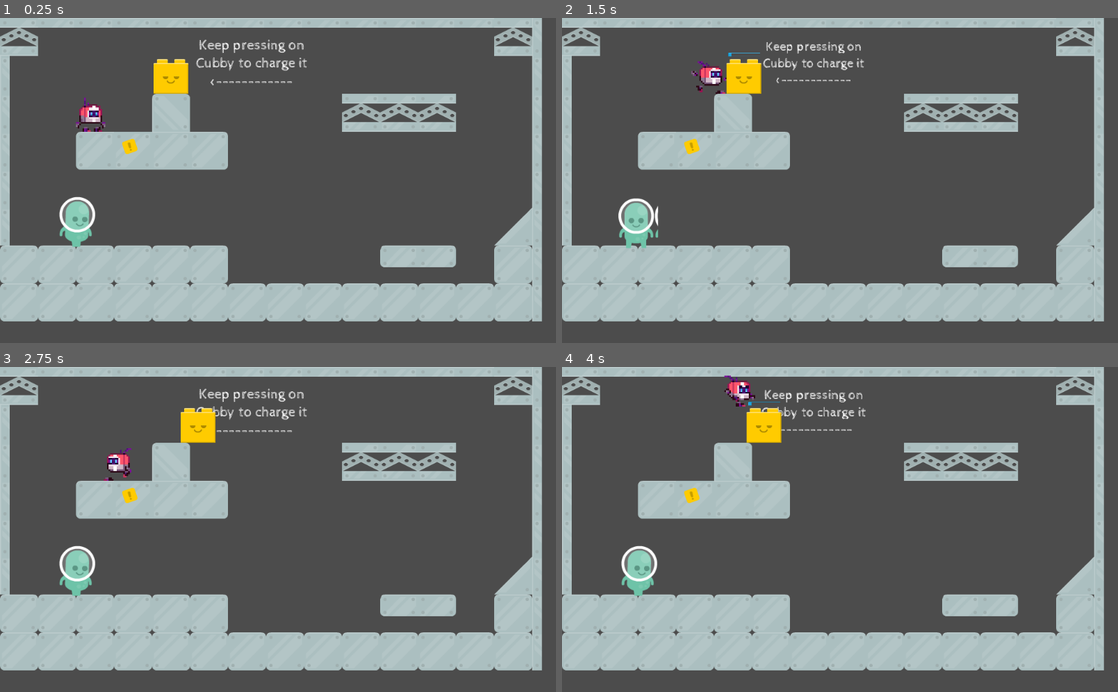
Above: before the commit, frames 1-4 (two rows, left to right).
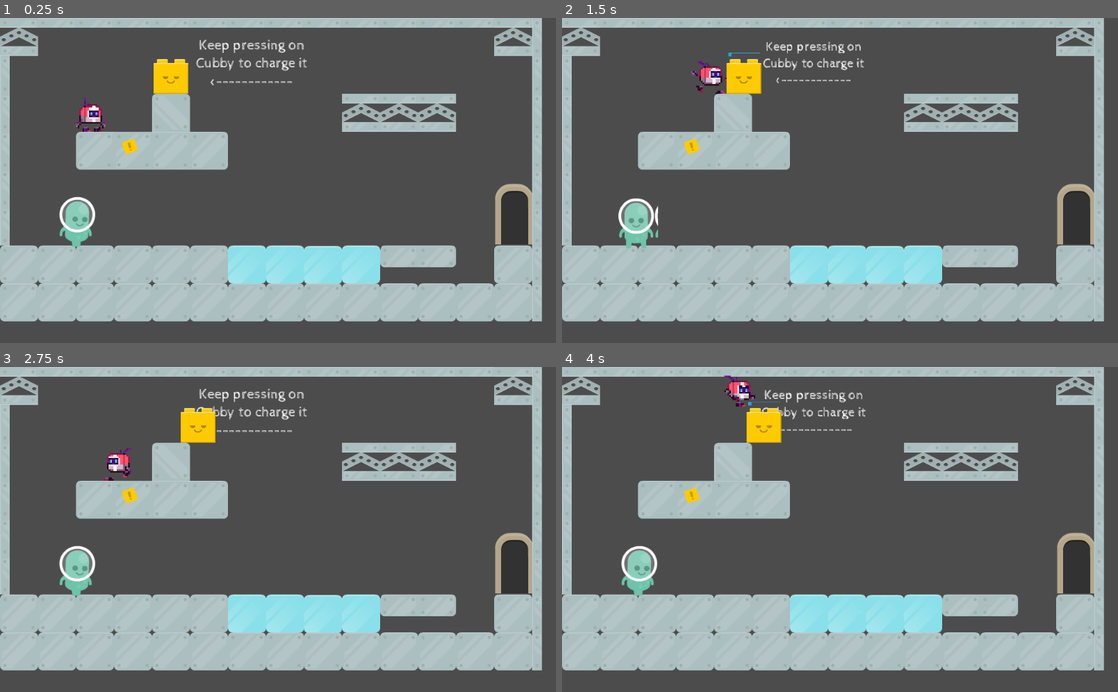
Above: after the commit, the same moments.

Repository: jjramos-dev/Brackeys2020-4
Game: Godot game, scene res://Puppets/Puppet1/Puppet1TestJuanjo.tscn
Same seed, same stepped clock (60 frames per second), same inputs: the game is played once before the commit and once after it. This scene is started directly instead of the project's main scene.
Inputs (mouse positions are in pixels of both pictures, inside the frame that each line leads up to):
- Up to frame 1 (0.25 s): no input
- Up to frame 2 (1.5 s): move the mouse to (734, 76) at 0.52 s; hold S (rewind) 0.53-1.28 s; hold Right (right) from 0.53 s (still down); click (734, 76) at 0.67 s; tap Space (jump) at 0.77 s; move the mouse to (639, 222) at 1.27 s; tap S (rewind) at 1.35 s; click (639, 222) at 1.42 s
- Up to frame 3 (2.75 s): tap Space (jump) at 1.52 s; move the mouse to (333, 458) at 2.02 s; release Right (right) at 2.03 s; hold Left (left) from 2.03 s (still down); hold S (rewind) from 2.03 s (still down)
- Up to frame 4 (4 s): move the mouse to (812, 594) at 2.77 s; release Left (left) at 2.78 s; release S (rewind) at 2.78 s; hold Right (right) from 2.78 s (still down); tap S (rewind) at 2.85 s; click (812, 594) at 2.92 s; tap Space (jump) at 3.02, 3.77 s; move the mouse to (1006, 578) at 3.52 s; hold S (rewind) from 3.53 s (still down)

The runs differ from the first frame. In frame 1, 4.4% of the frame differs, in the area x 41-96%, y 51-82%; in frame 2, 4.4%; in frame 3, 4.4%; in frame 4, 4.4%.

Commit message:
Exit door and killing ice added.

Diff:
--- /dev/null
+++ b/Game/Environment/ExitDoor.gd
@@ -0,0 +1,21 @@
+extends Area2D
+
+signal entered_door()
+
+# Declare member variables here. Examples:
+# var a = 2
+# var b = "text"
+
+
+# Called when the node enters the scene tree for the first time.
+func _ready():
+	pass # Replace with function body.
+
+
+# Called every frame. 'delta' is the elapsed time since the previous frame.
+#func _process(delta):
+#	pass
+
+
+func _on_Door_body_entered(body):
+	emit_signal("entered_door")
--- /dev/null
+++ b/Game/Environment/ExitDoor.tscn
@@ -0,0 +1,17 @@
+[gd_scene load_steps=4 format=2]
+
+[ext_resource path="res://Environment/ExitDoor.gd" type="Script" id=1]
+[ext_resource path="res://Environment/Graohics/door2.png" type="Texture" id=2]
+
+[sub_resource type="RectangleShape2D" id=1]
+extents = Vector2( 35, 57.6509 )
+
+[node name="Door" type="Area2D"]
+script = ExtResource( 1 )
+
+[node name="Sprite" type="Sprite" parent="."]
+texture = ExtResource( 2 )
+
+[node name="CollisionShape2D" type="CollisionShape2D" parent="."]
+shape = SubResource( 1 )
+[connection signal="body_entered" from="." to="." method="_on_Door_body_entered"]
--- /dev/null
+++ b/Game/Environment/Ice.gd
@@ -0,0 +1,20 @@
+extends Area2D
+
+
+# Declare member variables here. Examples:
+# var a = 2
+# var b = "text"
+
+
+# Called when the node enters the scene tree for the first time.
+func _ready():
+	pass # Replace with function body.
+
+
+# Called every frame. 'delta' is the elapsed time since the previous frame.
+#func _process(delta):
+#	pass
+
+
+func _on_Ice_body_entered(body):
+	print("In Ice!!!!")
--- /dev/null
+++ b/Game/Environment/Ice.tscn
@@ -0,0 +1,21 @@
+[gd_scene load_steps=4 format=2]
+
+[ext_resource path="res://Environment/Graohics/sheet.png" type="Texture" id=1]
+[ext_resource path="res://Environment/Ice.gd" type="Script" id=2]
+
+[sub_resource type="RectangleShape2D" id=1]
+extents = Vector2( 35, 35 )
+
+[node name="Ice" type="Area2D"]
+script = ExtResource( 2 )
+
+[node name="Sprite" type="Sprite" parent="."]
+z_index = -1
+texture = ExtResource( 1 )
+vframes = 7
+hframes = 14
+frame = 10
+
+[node name="CollisionShape2D" type="CollisionShape2D" parent="."]
+shape = SubResource( 1 )
+[connection signal="body_entered" from="." to="." method="_on_Ice_body_entered"]
--- /dev/null
+++ b/Game/Puppets/Puppet1/Puppet1TestJuanjo.gd
@@ -0,0 +1,20 @@
+extends Node2D
+
+
+# Declare member variables here. Examples:
+# var a = 2
+# var b = "text"
+
+
+# Called when the node enters the scene tree for the first time.
+func _ready():
+	pass # Replace with function body.
+
+
+# Called every frame. 'delta' is the elapsed time since the previous frame.
+#func _process(delta):
+#	pass
+
+
+func _on_Door_entered_door():
+	print("Llega al final!!!!")
--- a/Game/Puppets/Puppet1/Puppet1TestJuanjo.tscn
+++ b/Game/Puppets/Puppet1/Puppet1TestJuanjo.tscn
@@ -6,6 +6,9 @@
 [ext_resource path="res://Levels/TestLevel/Graphics/sheet.png" type="Texture" id=4]
 [ext_resource path="res://Player/player.tscn" type="PackedScene" id=5]
 [ext_resource path="res://Puppets/Puppet1/Puppet1.tscn" type="PackedScene" id=6]
+[ext_resource path="res://Puppets/Puppet1/Puppet1TestJuanjo.gd" type="Script" id=7]
+[ext_resource path="res://Environment/ExitDoor.tscn" type="PackedScene" id=8]
+[ext_resource path="res://Environment/Ice.tscn" type="PackedScene" id=9]
 
 [sub_resource type="ConvexPolygonShape2D" id=1]
 points = PoolVector2Array( 70, 70, 0, 70, 0, 0, 70, 0 )
@@ -466,6 +469,7 @@
 18/z_index = 0
 
 [node name="TestLevel" type="Node2D"]
+script = ExtResource( 7 )
 
 [node name="Scene" type="Node" parent="."]
 
@@ -473,7 +477,7 @@
 tile_set = SubResource( 20 )
 cell_size = Vector2( 70, 70 )
 format = 1
-tile_data = PoolIntArray( 0, 1610612744, 0, 1, 18, 0, 2, 18, …(475 unchanged characters)… 741806, 0, 327680, -1073741806, 0, 327693, 14, 0, 327694, -1073741806, 0, 393216, 0, 0, 393217, …(351 unchanged characters)…
+tile_data = PoolIntArray( 0, 1610612744, 0, 1, 18, 0, 2, 18, …(475 unchanged characters)… 741806, 0, 327680, -1073741806, 0, 327694, -1073741806, 0, 393216, 0, 0, 393217, …(351 unchanged characters)…
 
 [node name="Player" type="Node" parent="."]
 
@@ -505,4 +509,22 @@
 wait_time = 5.0
 one_shot = true
 autostart = true
+
+[node name="Door" parent="." instance=ExtResource( 8 )]
+position = Vector2( 946.994, 361.349 )
+
+[node name="Killing" type="Node" parent="."]
+
+[node name="Ice" parent="Killing" instance=ExtResource( 9 )]
+position = Vector2( 454.994, 455.349 )
+
+[node name="Ice2" parent="Killing" instance=ExtResource( 9 )]
+position = Vector2( 524.994, 455.349 )
+
+[node name="Ice3" parent="Killing" instance=ExtResource( 9 )]
+position = Vector2( 594.994, 456.349 )
+
+[node name="Ice4" parent="Killing" instance=ExtResource( 9 )]
+position = Vector2( 664.994, 455.349 )
 [connection signal="timeout" from="GUI/Timer" to="GUI" method="_on_Timer_timeout"]
+[connection signal="entered_door" from="Door" to="." method="_on_Door_entered_door"]
Binary file added: Game/Environment/Graohics/door1.png
Not shown, added: Game/Environment/Graohics/door1.png.import
Binary file added: Game/Environment/Graohics/door2.png
Not shown, added: Game/Environment/Graohics/door2.png.import
Binary file added: Game/Environment/Graohics/door3.png
Not shown, added: Game/Environment/Graohics/door3.png.import
Binary file added: Game/Environment/Graohics/door4.png
Not shown, added: Game/Environment/Graohics/door4.png.import
Binary file added: Game/Environment/Graohics/sheet.png
Not shown, added: Game/Environment/Graohics/sheet.png.import
Not shown: 1 places in Game/Puppets/Puppet1/Puppet1TestJuanjo.tscn that only renumber resources
